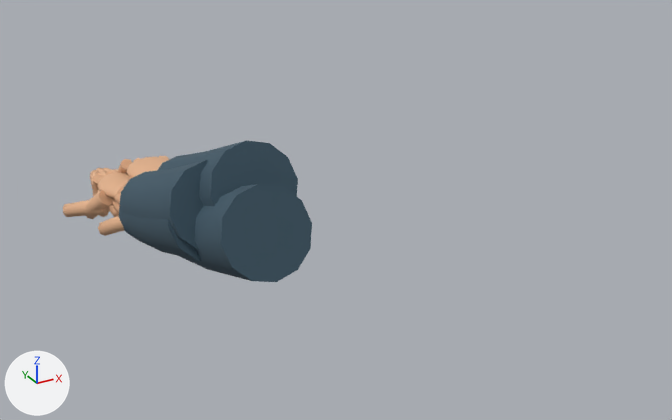
One commit to the Blender file models/hand.blend: the scene before it, then after it.
Rendered twice from a 50 mm lens placed at (-0.328, -1.224, 0.526), pointed at (0.1, -0.447, 0.137). Arrows for +X, +Y and +Z are at lower left; the lights stay in place. The picture after the commit comes second.

In view in the first picture: 'hand_grip', 'hand_open', 'hand_pinch', 'hand_press'.
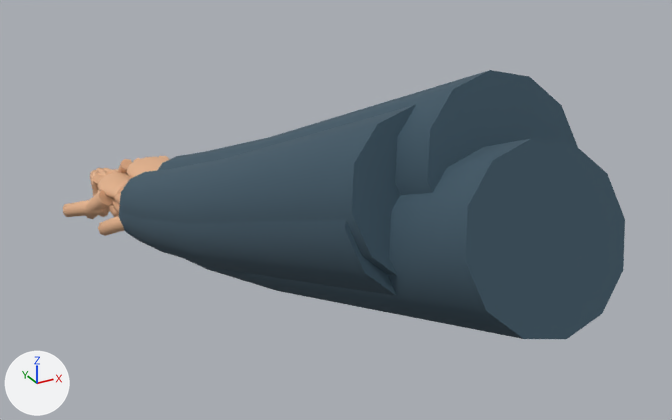
What differs and where, as boxes [x1, y1, x2, y2] in the pictures (672 x 420 px):
'hand_open', reshaped (146% wider, 104% taller): before [98, 184, 312, 282]; after [98, 138, 625, 339]
'hand_grip', reshaped: before [86, 160, 208, 250]; after [86, 105, 416, 275]
'hand_pinch', reshaped (154% wider, 91% taller): before [117, 141, 298, 206]; after [117, 70, 578, 195]
'hand_press', reshaped: before [63, 168, 201, 261]; after [63, 168, 397, 296]
part 1 of me_hand_open, built on: before [193, 184, 312, 282]; after [208, 138, 625, 339]
part 2 of me_hand_grip, built on: before [169, 160, 208, 250]; after [169, 105, 416, 275]
part 3 of me_hand_pinch, built on: before [195, 141, 298, 206]; after [190, 70, 578, 195]
part 4 of me_hand_press, built on: before [165, 221, 198, 260]; after [165, 220, 397, 296]

The change, as a list of edits to the scene's bpy script:
```text
Change me_hand_open:
    used by ob_hand_open; location = (0.0, 0.0, 0.0)
    remove me_hand_open.from_pydata(...)  # 374 vertices, 360 faces; spans x -0.063..0.069, y -0.471..0.008, z -0.005..0.178
    add me_hand_open.from_pydata(...)  # 386 vertices, 372 faces; spans x -0.063..0.079, y -0.876..0.008, z -0.005..0.346
    me_hand_open part 1
    1 face is deleted
    12 vertices move from x -0.031..0.069, y -0.471..-0.435, z 0.084..0.178 to x -0.033..0.071, y -0.532..-0.494, z 0.102..0.199
    12 vertices are added at x -0.041..0.079, y -0.876..-0.83, z 0.235..0.346
    13 new faces join them, mat_sleeve (dark blue #3f5867)
Change me_hand_grip:
    used by ob_hand_grip; location = (0.0, 0.0, 0.0)
    remove me_hand_grip.from_pydata(...)  # 374 vertices, 360 faces; spans x -0.062..0.05, y -0.376..0.054, z -0.028..0.175
    add me_hand_grip.from_pydata(...)  # 386 vertices, 372 faces; spans x -0.062..0.06, y -0.781..0.054, z -0.028..0.344
    me_hand_grip part 2
    1 face is deleted
    12 vertices move from x -0.05..0.05, y -0.376..-0.34, z 0.081..0.175 to x -0.052..0.052, y -0.437..-0.399, z 0.1..0.197
    12 vertices are added at x -0.06..0.06, y -0.781..-0.735, z 0.233..0.344
    13 new faces join them, mat_sleeve (dark blue #3f5867)
Change me_hand_pinch:
    used by ob_hand_pinch; location = (0.0, 0.0, 0.0)
    remove me_hand_pinch.from_pydata(...)  # 374 vertices, 360 faces; spans x -0.023..0.084, y -0.409..0.033, z -0.005..0.201
    add me_hand_pinch.from_pydata(...)  # 386 vertices, 372 faces; spans x -0.026..0.094, y -0.814..0.033, z -0.005..0.37
    me_hand_pinch part 3
    1 face is deleted
    12 vertices move from x -0.016..0.084, y -0.409..-0.373, z 0.108..0.201 to x -0.018..0.086, y -0.47..-0.432, z 0.126..0.223
    12 vertices are added at x -0.026..0.094, y -0.814..-0.768, z 0.259..0.37
    13 new faces join them, mat_sleeve (dark blue #3f5867)
Change me_hand_press:
    used by ob_hand_press; location = (0.0, 0.0, 0.0)
    remove me_hand_press.from_pydata(...)  # 374 vertices, 360 faces; spans x -0.086..0.05, y -0.368..0.12, z -0.012..0.16
    add me_hand_press.from_pydata(...)  # 386 vertices, 372 faces; spans x -0.086..0.06, y -0.773..0.12, z -0.012..0.328
    me_hand_press part 4
    1 face is deleted
    12 vertices move from x -0.05..0.05, y -0.368..-0.332, z 0.066..0.16 to x -0.052..0.052, y -0.429..-0.391, z 0.085..0.181
    12 vertices are added at x -0.06..0.06, y -0.773..-0.727, z 0.218..0.328
    13 new faces join them, mat_sleeve (dark blue #3f5867)
```
